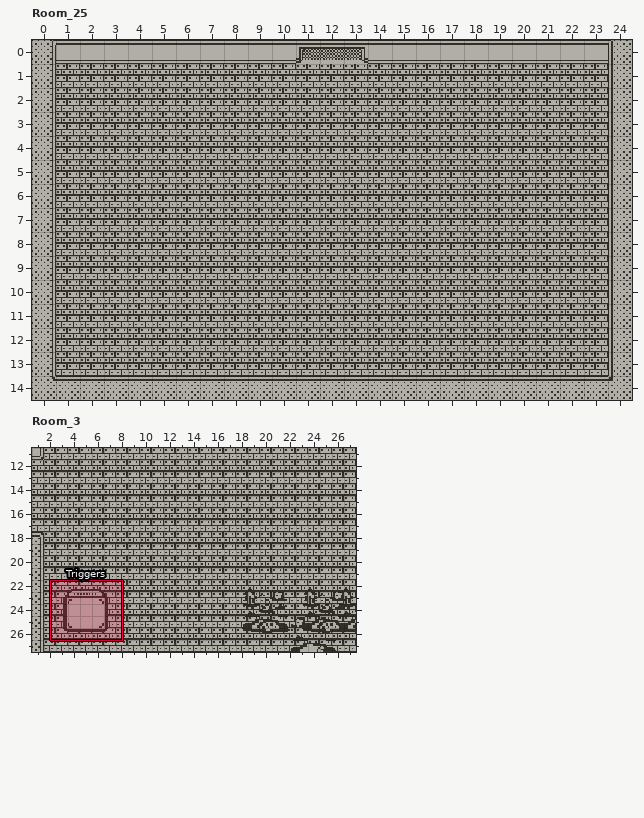
A LDtk project gets an edit: LDTK/DPplaydate.ldtk. Above is the file before it was changed.
Cells are 16x16 px. Shown: Room_25 x 0..24, y 0..14; Room_3 x 1..27, y 11..27. The commit also changed other parts of the map, which this record leaves out.
After:
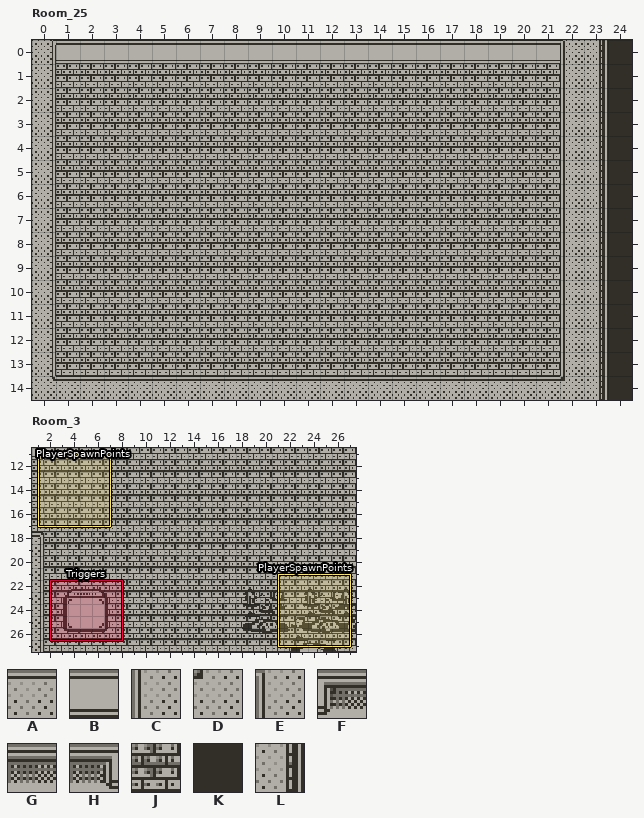
Key: from "Tilemap": A 3, B 7, C 8, D 9, E 10, F 15, G 16, H 17, J 24, K 25, L 36.
_ is an empty cell.
Objects are placed by their top-left corner, in cells (3,4 is the top-left corner of cell 3,4); size is 1x1 cell unless given.
Tiles replaced or removed in this view: A, B, C, D, E, F, G, H, J.
Edits made:
Changed rows in their new state; . is an unchanged cell.
Layer "Tilemap", Room_25:
first column x 11:
 0 BBB........ELK
 1 ...........CLK
 2 ...........CLK
 3 ...........CLK
 4 ...........CLK
 5 ...........CLK
 6 ...........CLK
 7 ...........CLK
 8 ...........CLK
 9 ...........CLK
10 ...........CLK
11 ...........CLK
12 ...........CLK
13 ...........CLK
14 ...........DLK
Layer "PSpawnPoints" (added), Room_3:
added: "PlayerSpawnPoints" rectangle at 1.5,11.5 size 6x6
added: "PlayerSpawnPoints" rectangle at 21.5,21.5 size 6x6
